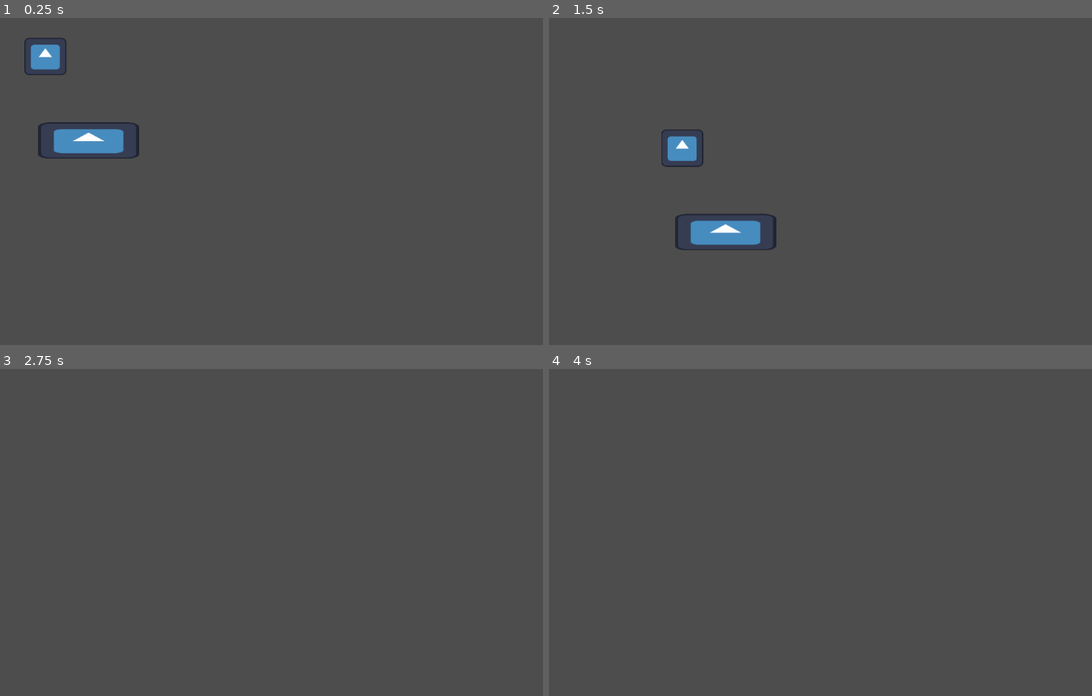
Above: before the commit, frames 1-4 (two rows, left to right).
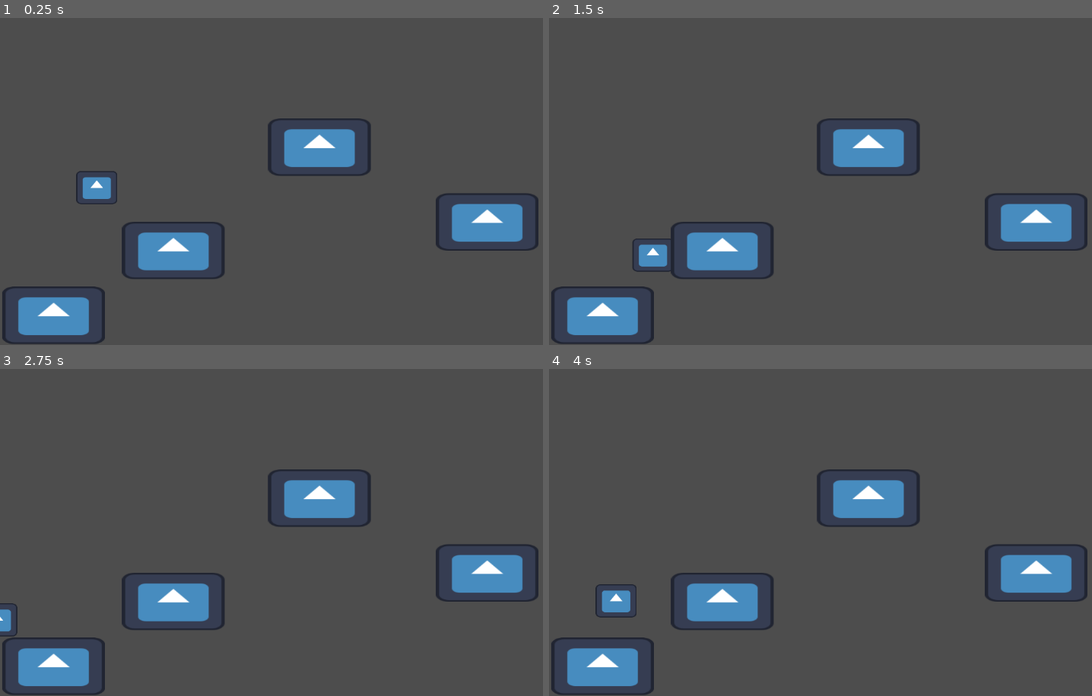
Above: after the commit, the same moments.

Repository: Coral03/Actividad3Proto
Game: Godot game, scene res://main.tscn
Same seed, same stepped clock (60 frames per second), same inputs: the game is played once before the commit and once after it. Before the commit the project starts from res://player.tscn. The engine's default icon, where the game draws it, is replaced by a stand-in: a white triangle on a blue panel in a dark square.
Inputs:
- Up to frame 1 (0.25 s): no input
- Up to frame 2 (1.5 s): hold Shift (run) 0.53-1.28 s; hold D (move_right) from 0.53 s (still down); tap Space (jump) at 0.77, 0.8, 1.07, 1.35 s
- Up to frame 3 (2.75 s): tap Space (jump) at 1.52, 1.82, 2.3 s; tap Shift (run) at 1.55 s; release D (move_right) at 2.03 s; hold A (move_left) from 2.03 s (still down); hold Shift (run) from 2.03 s (still down)
- Up to frame 4 (4 s): release A (move_left) at 2.78 s; release Shift (run) at 2.78 s; hold D (move_right) from 2.78 s (still down); tap Shift (run) at 2.85 s; tap Space (jump) at 3.02, 3.32, 3.6, 3.77 s

The runs differ from the first frame. In frame 1, 10% of the frame differs, in the area x 0-100%, y 6-100%; in frame 2, 9.0%; in frame 3, 8.1%; in frame 4, 8.4%.

Commit message:
Add salto, movimiento y run

Diff:
--- /dev/null
+++ b/main.tscn
@@ -0,0 +1,24 @@
+[gd_scene format=3 uid="uid://6wi7x8tdpy4e"]
+
+[ext_resource type="PackedScene" uid="uid://cnt57jvkte0an" path="res://player.tscn" id="1_ig7tw"]
+[ext_resource type="PackedScene" uid="uid://duory78ju7dgh" path="res://plataforma.tscn" id="2_0xm2m"]
+
+[node name="Node2D" type="Node2D" unique_id=1778875561]
+
+[node name="Player" parent="." unique_id=866313346 instance=ExtResource("1_ig7tw")]
+position = Vector2(-274, 291)
+
+[node name="Plataformas" parent="." unique_id=791740993 instance=ExtResource("2_0xm2m")]
+position = Vector2(-278, 382)
+
+[node name="Plataformas2" parent="." unique_id=18969685 instance=ExtResource("2_0xm2m")]
+position = Vector2(-278, 382)
+
+[node name="Plataformas3" parent="." unique_id=55349304 instance=ExtResource("2_0xm2m")]
+position = Vector2(-51, 259)
+
+[node name="Plataformas4" parent="." unique_id=1452468556 instance=ExtResource("2_0xm2m")]
+position = Vector2(226, 63)
+
+[node name="Plataformas5" parent="." unique_id=116636825 instance=ExtResource("2_0xm2m")]
+position = Vector2(544, 205)
--- a/plataforma.tscn
+++ b/plataforma.tscn
@@ -3,15 +3,17 @@
 [ext_resource type="Texture2D" uid="uid://b1m6qiiwss6d4" path="res://icon.svg" id="1_bon5w"]
 
 [sub_resource type="RectangleShape2D" id="RectangleShape2D_1v4vm"]
-size = Vector2(188, 68)
+size = Vector2(185.08395, 109)
 
 [node name="StaticBody2D" type="StaticBody2D" unique_id=791740993]
+position = Vector2(1, 2)
+scale = Vector2(1.0103524, 1)
 
 [node name="CollisionShape2D" type="CollisionShape2D" parent="." unique_id=453118317]
-position = Vector2(169, 230)
+position = Vector2(377.59122, 209.5)
 shape = SubResource("RectangleShape2D_1v4vm")
 
 [node name="Icon" type="Sprite2D" parent="." unique_id=1255200517]
-position = Vector2(168.00002, 230)
-scale = Vector2(1.5, 0.5390625)
+position = Vector2(375.8292, 209.62502)
+scale = Vector2(1.5044266, 0.8535158)
 texture = ExtResource("1_bon5w")
--- a/player.gd
+++ b/player.gd
@@ -1,50 +1,69 @@
 extends CharacterBody2D
 
-@export var max_speed := 200.0
-@export var acceleration := 800.0
-@export var friction := 600.0
+@export_group("Movimiento Horizontal")
+@export var walk_speed := 220.0       # Velocidad al caminar
+@export var run_speed := 400.0        # Velocidad al apretar Shift
+@export var acceleration := 600.0     # Inercia al arrancar
+@export var friction := 800.0         # Fricción al soltar el mando
+@export var turn_around_friction := 1800.0 # El "derrape" al cambiar de dirección
 
-#salto
-@export var jump_velocity := -350.0
-@export var gravity := 900.0
-@export var max_fall_speed := 500.0
+@export_group("Mecánicas de Salto")
+@export var jump_velocity := -380.0
+@export var gravity := 1100.0
+@export var max_fall_speed := 600.0
+@export var max_jumps := 2            # Doble salto
+@export var jump_cut_multiplier := 0.4 # Salto variable (mantener vs presionar)
 
-# doble salto
-@export var max_jumps := 2
 var jump_count := 0
 
-# salto que varia manteniendo apretada la tecla
-@export var jump_cut_multiplier := 0.5
+func _ready():
+	# Ubica al personaje y resetea velocidad al inicio
+	global_position = Vector2(100, 250)
+	velocity = Vector2.ZERO
 
-func _physics_process(delta):
+func _physics_process(delta: float) -> void:
+	apply_gravity(delta)
+	handle_jump()
+	handle_horizontal_movement(delta)
+	move_and_slide()
 
-	# gravedad
+	# ver la velocidad en consola
+	# print(velocity.x)
+
+func apply_gravity(delta: float) -> void:
 	if not is_on_floor():
 		velocity.y += gravity * delta
 		velocity.y = min(velocity.y, max_fall_speed)
-
-	# reset de saltos
-	if is_on_floor():
+	else:
 		jump_count = 0
 
-	# input horizontal
-	var direction := Input.get_axis("move_left", "move_right")
-
-	if direction != 0:
-		# aceleracion preogresiva
-		velocity.x = move_toward(velocity.x, direction * max_speed, acceleration * delta)
-	else:
-		# friccion (desaceleración suave)
-		velocity.x = move_toward(velocity.x, 0, friction * delta)
-
-	# salto
+func handle_jump() -> void:
+	# Salto inicial y doble salto
 	if Input.is_action_just_pressed("jump") and jump_count < max_jumps:
 		velocity.y = jump_velocity
 		jump_count += 1
 
-	# corte del salto (si soltás el botón, baja antes)
+	# Salto variable: si soltás el botón, la velocidad de subida se corta
 	if Input.is_action_just_released("jump") and velocity.y < 0:
 		velocity.y *= jump_cut_multiplier
 
-	# movimiento
-	move_and_slide()
+func handle_horizontal_movement(delta: float) -> void:
+	# Captura dirección (-1, 0, 1)
+	var direction := Input.get_axis("move_left", "move_right")
+
+	# Lógica de Carrera: cambia la velocidad con Shift
+	var target_speed = walk_speed
+	if Input.is_action_pressed("run"):
+		target_speed = run_speed
+
+	if direction != 0:
+		var current_accel = acceleration
+
+		# Lógica de derrape (Skid): si cambia de dirección bruscamente
+		if sign(direction) != sign(velocity.x) and velocity.x != 0:
+			current_accel = turn_around_friction
+
+		velocity.x = move_toward(velocity.x, direction * target_speed, current_accel * delta)
+	else:
+		# Desaceleración suave hasta frenar
+		velocity.x = move_toward(velocity.x, 0, friction * delta)
--- a/player.tscn
+++ b/player.tscn
@@ -2,7 +2,6 @@
 
 [ext_resource type="Texture2D" uid="uid://b1m6qiiwss6d4" path="res://icon.svg" id="1_4flbx"]
 [ext_resource type="Script" uid="uid://b42mlebvogqy0" path="res://player.gd" id="1_onrkg"]
-[ext_resource type="PackedScene" uid="uid://duory78ju7dgh" path="res://plataforma.tscn" id="2_i3pqv"]
 
 [sub_resource type="RectangleShape2D" id="RectangleShape2D_onrkg"]
 size = Vector2(80, 73.5)
@@ -10,7 +9,10 @@
 [node name="Node2D" type="Node2D" unique_id=866313346]
 
 [node name="Player" type="CharacterBody2D" parent="." unique_id=1297085205]
+position = Vector2(312, 19)
+scale = Vector2(0.97051513, 0.8886206)
 script = ExtResource("1_onrkg")
+acceleration = 1000.0
 
 [node name="CollisionShape2D" type="CollisionShape2D" parent="Player" unique_id=2028948615]
 position = Vector2(87, 71)
@@ -18,7 +20,5 @@
 
 [node name="Sprite2D" type="Sprite2D" parent="Player/CollisionShape2D" unique_id=1204524623]
 position = Vector2(-0.9999962, -0.593752)
-scale = Vector2(0.62500006, 0.5532226)
+scale = Vector2(0.6276307, 0.5532226)
 texture = ExtResource("1_4flbx")
-
-[node name="StaticBody2D" parent="Player" unique_id=791740993 instance=ExtResource("2_i3pqv")]
--- a/project.godot
+++ b/project.godot
@@ -11,7 +11,7 @@
 [application]
 
 config/name="Actividad_Movimiento2D"
-run/main_scene="res://player.tscn"
+run/main_scene="uid://6wi7x8tdpy4e"
 config/features=PackedStringArray("4.6", "Forward Plus")
 config/icon="res://icon.svg"
 
